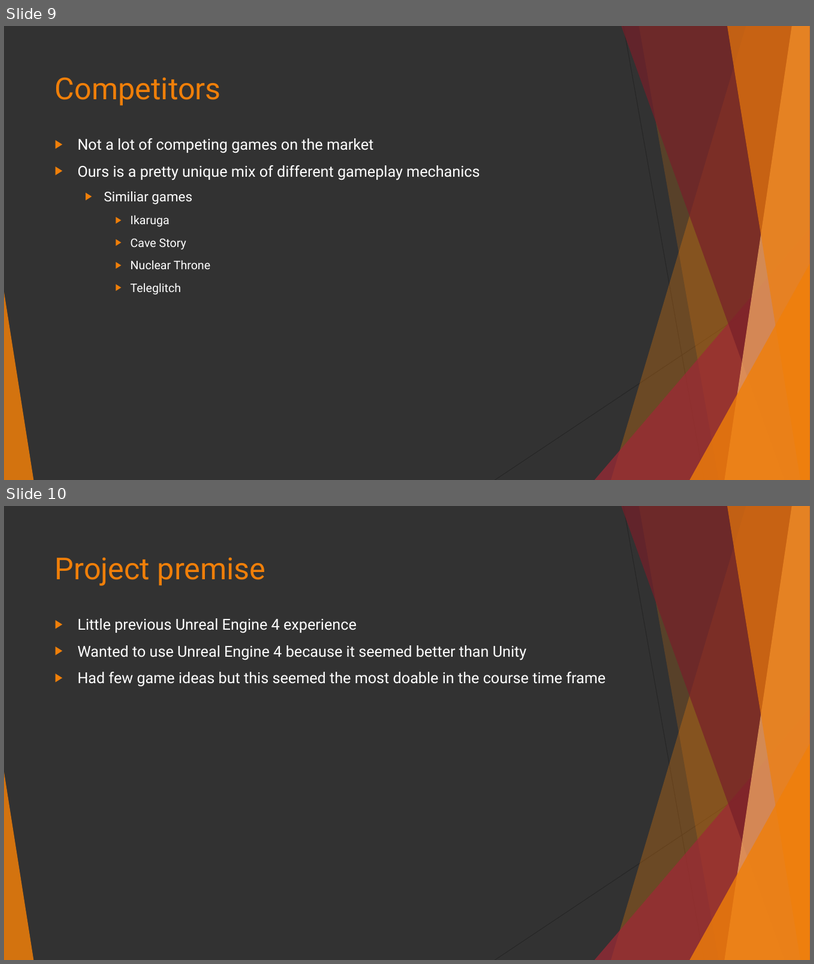
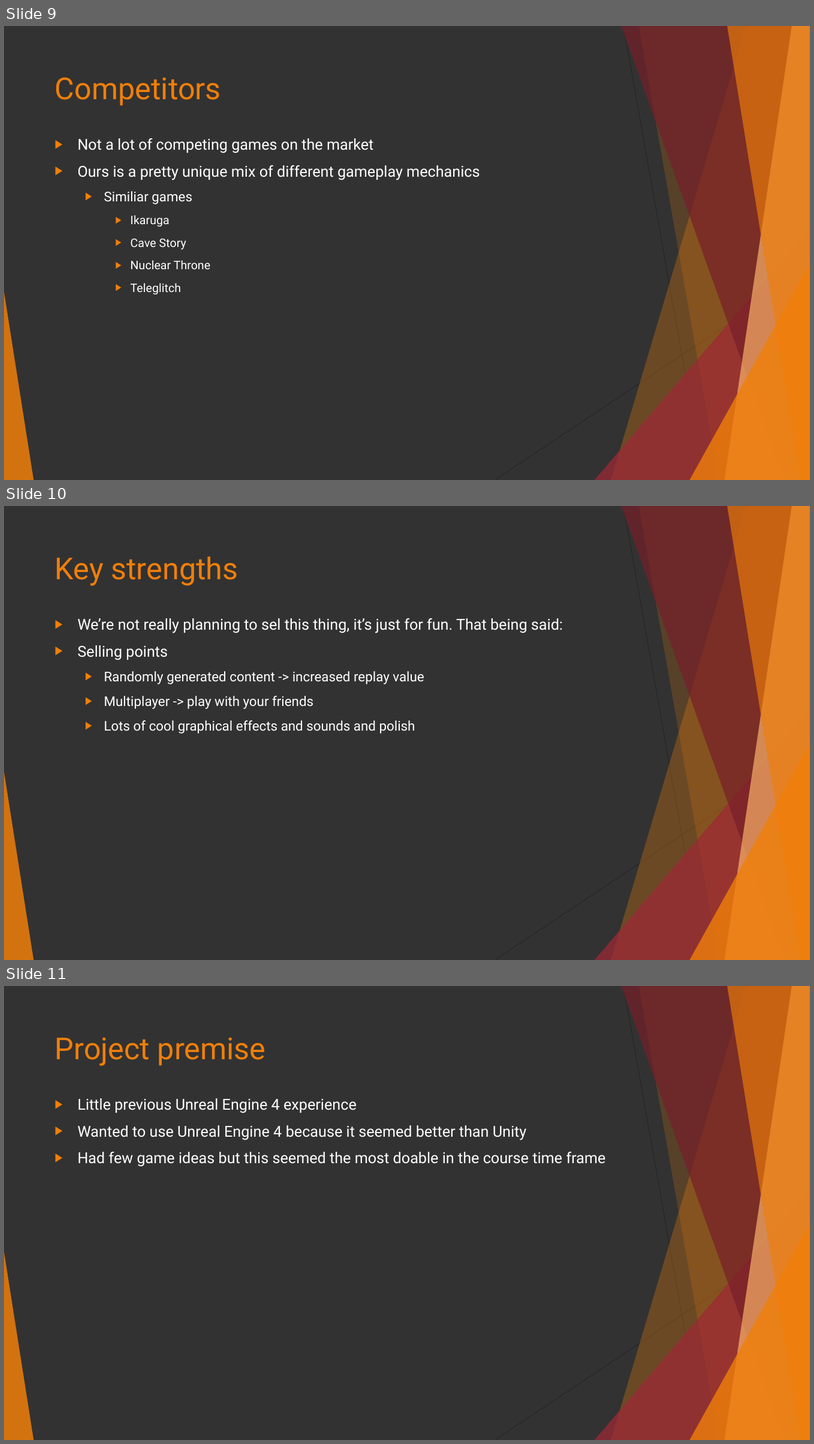
Before and after one commit to isurakka/game-programming-project, a slide deck: TopdownGame.pptx. Shown one above the other, each under a label of ours: slides 9 and 10 before the commit, slides 9, 10 and 11 after it. The pictures are 814x964 and 814x1444 pixels, drawn with LibreOffice and Linux fonts; fonts in the diff are those of the drawing. Boxes give left, top, right and bottom in pixels: in the first picture for what was removed or moved away, otherwise in the second. Text is boxed around its words. In the diff, an @@ line names an element or a change of style, - is before the commit and + after.

Commit message:
key strengths page

```diff
--- a/TopdownGame.pptx
+++ b/TopdownGame.pptx
@@ slide 10 added at [4, 506, 810, 960], background #323232; not listed: 10 template elements that a slide beside it also shows @@
@@ title added at [55, 556, 238, 586], 36 pt, text #F07F09 @@
+Key strengths
@@ text added at [78, 618, 563, 733], 16 pt, text #FFFFFF @@
+▶ We’re not really planning to sel this thing, it’s just for fun. That being said:
+▶ Selling points
+  ▶ Randomly generated content -> increased replay value
+  ▶ Multiplayer -> play with your friends
+  ▶ Lots of cool graphical effects and sounds and polish
@@ what was slide 10 is now slide 11 @@
```
Also in this commit, not shown: 3 slides changed.
